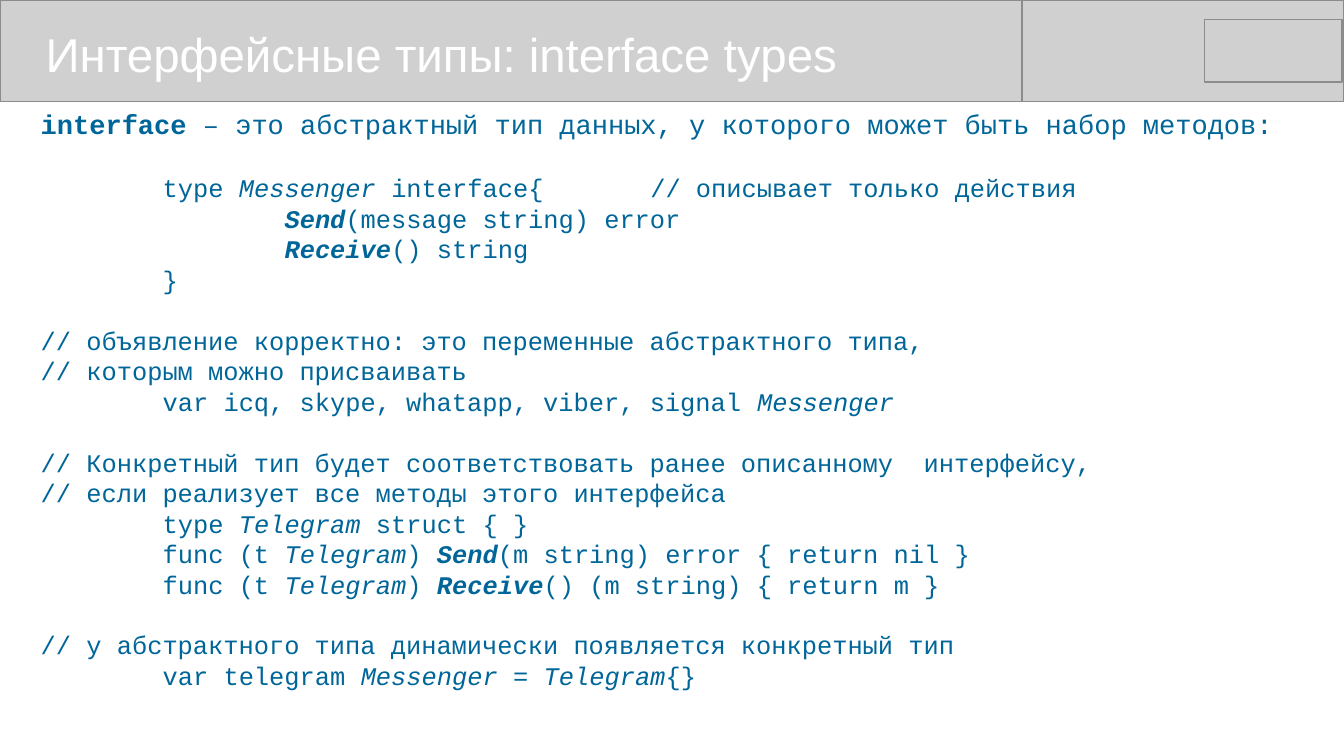
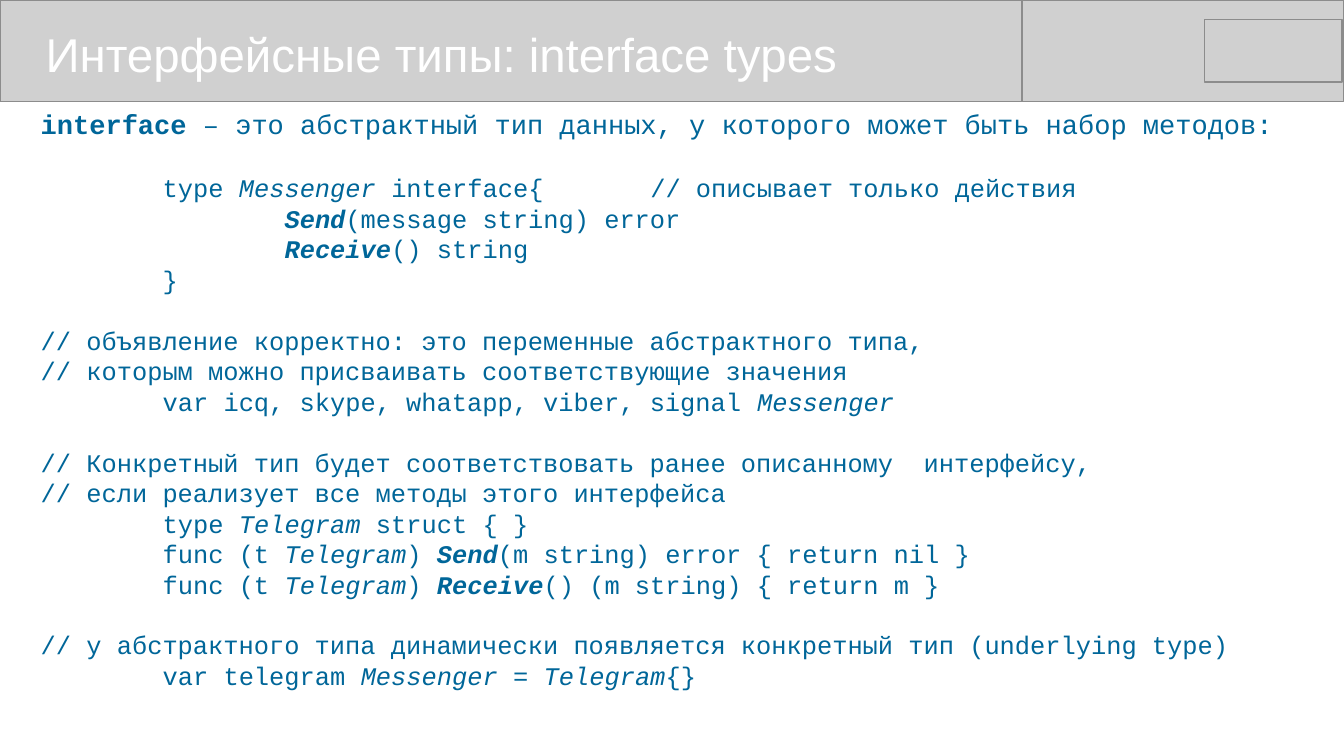
Before and after one commit to mike-shock/Go_language, a slide deck: slide 33 of Go_Review.odp. Drawn at 1344x756 pixels with LibreOffice and Linux fonts; fonts in the diff are those of the drawing; grey boxes stand for pictures. Boxes give left, top, right and bottom in pixels: in the first picture for what was removed or moved away, otherwise in the second. Text is boxed around its words. In the diff, an @@ line names an element or a change of style, - is before the commit and + after.

```diff
--- a/Go_Review.odp
+++ b/Go_Review.odp
@@ text at [86,366,848,386]: text changed @@
-// которым можно присваивать
+// которым можно присваивать соответствующие значения
@@ text at [86,636,1228,660]: text changed @@
-// у абстрактного типа динамически появляется конкретный тип
+// у абстрактного типа динамически появляется конкретный тип (underlying type)
```
Also in this commit, not shown: 3 other files.
